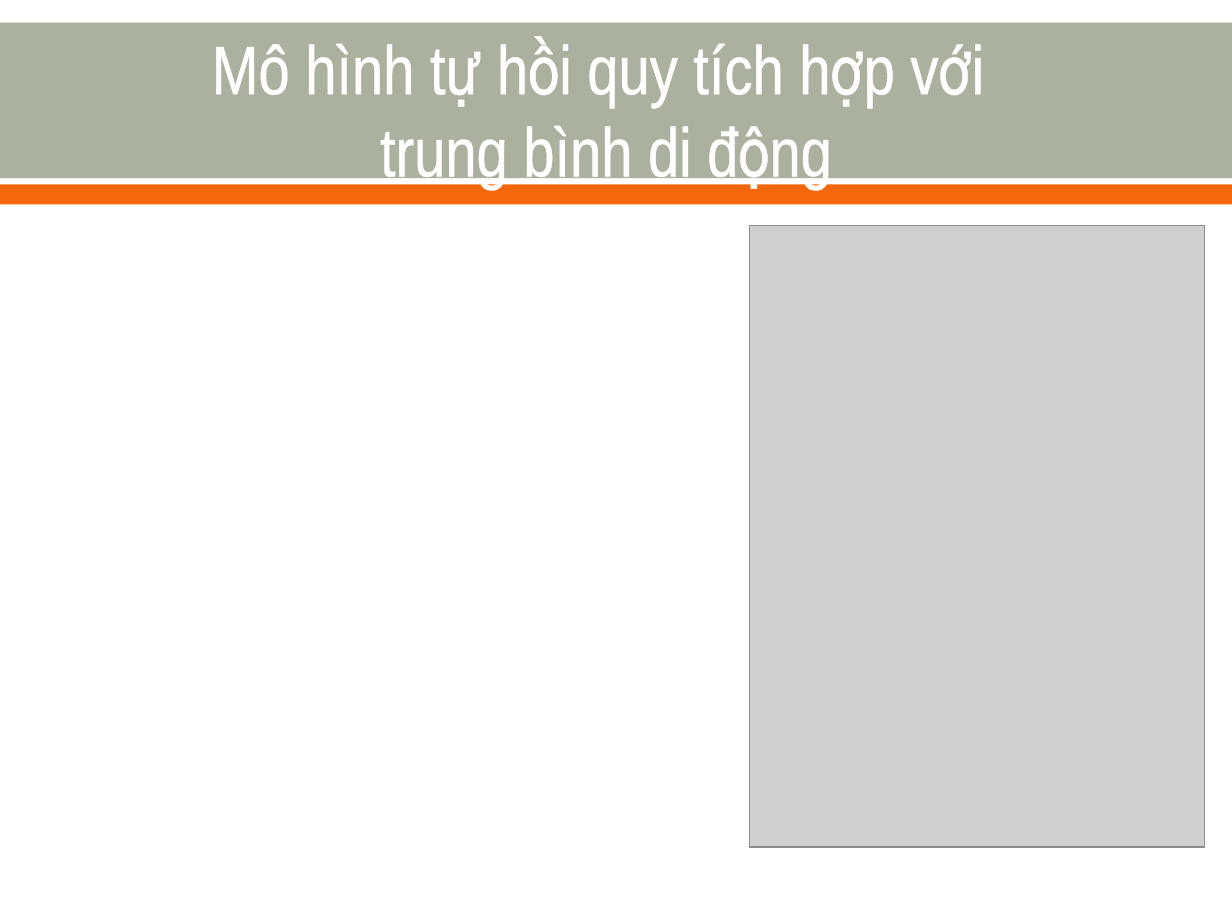
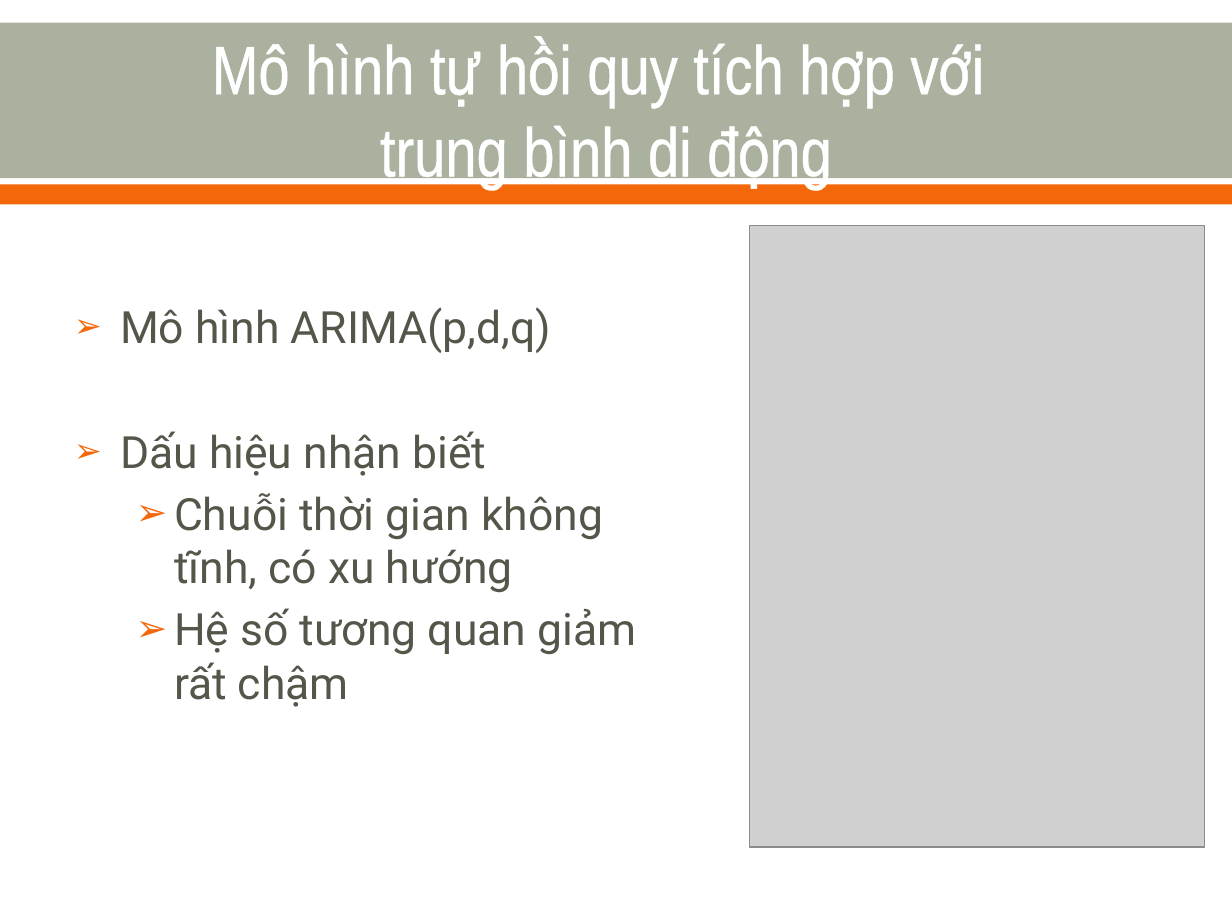
Before and after one commit to nvtthai/forecast-time-series, a slide deck: slide 17 of Report/Presentation.ppt (slide 19 before the commit). Drawn at 1232x924 pixels with LibreOffice and Linux fonts; fonts in the diff are those of the drawing; grey boxes stand for pictures. Boxes give left, top, right and bottom in pixels: in the first picture for what was removed or moved away, otherwise in the second. Text is boxed around its words. In the diff, an @@ line names an element or a change of style, - is before the commit and + after.

```diff
--- a/Report/Presentation.ppt
+++ b/Report/Presentation.ppt
@@ text added at (120,307,636,707), 26 pt, text #55554A @@
+➢ Mô hình ARIMA(p,d,q)
+➢ Dấu hiệu nhận biết
+  ➢ Chuỗi thời gian không tĩnh, có xu hướng
+  ➢ Hệ số tương quan giảm rất chậm
```
Also in this commit, not shown: 10 other slides changed, 5 slides added, 11 slides removed.
